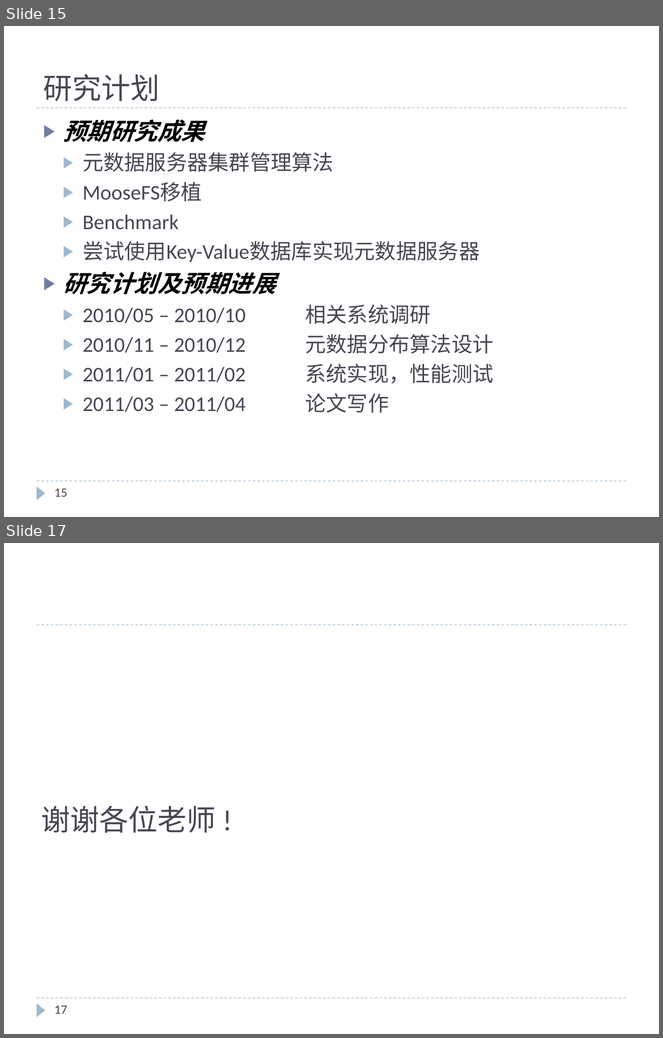
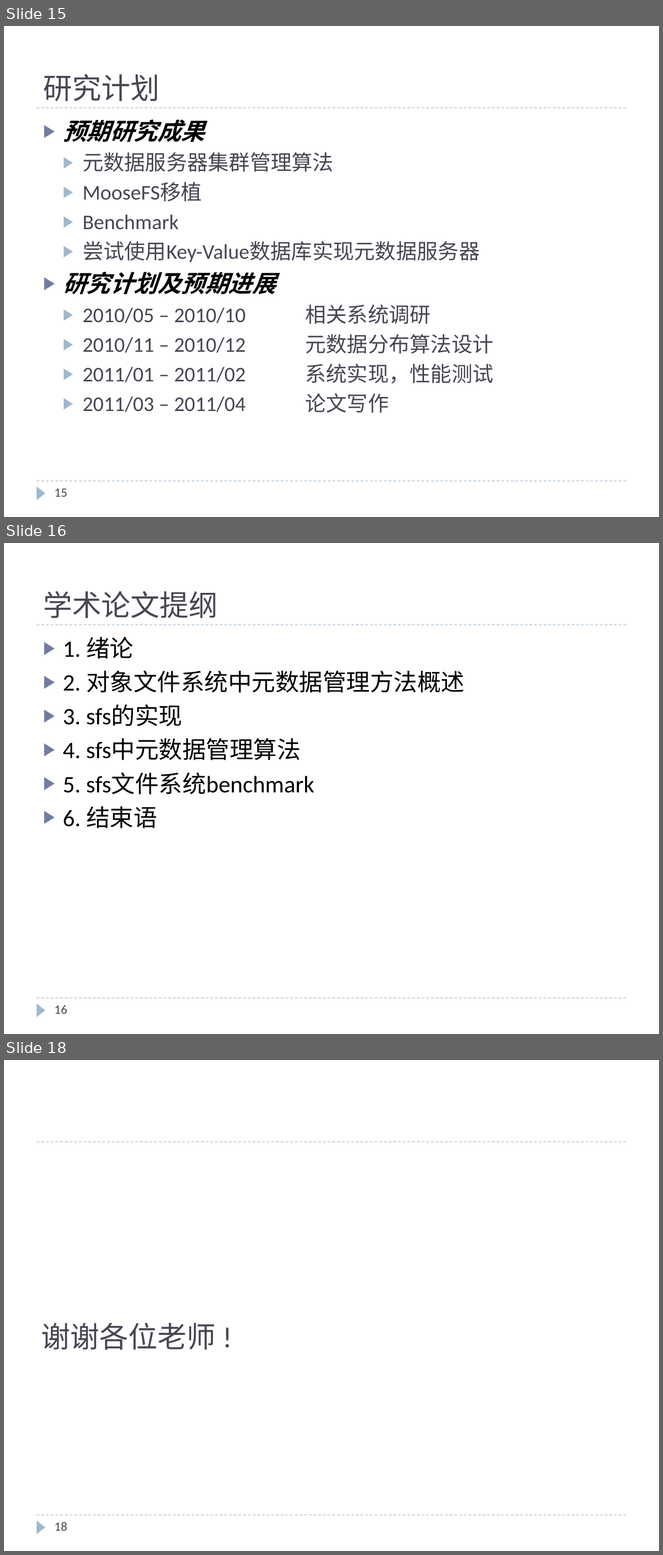
Before and after one commit to cheliequan/idning-paper, a slide deck: draft/中期.pptx. Shown one above the other, each under a label of ours: slides 15 and 17 before the commit, slides 15, 16 and 18 after it; the slides between them are not shown. The pictures are 663x1038 and 663x1555 pixels, drawn with LibreOffice and Linux fonts; fonts in the diff are those of the drawing. Boxes give left, top, right and bottom in pixels: in the first picture for what was removed or moved away, otherwise in the second. Text is boxed around its words. In the diff, an @@ line names an element or a change of style, - is before the commit and + after.

```diff
--- a/draft/中期.pptx
+++ b/draft/中期.pptx
@@ slide 16 added at box(4, 543, 659, 1034), background #FFFFFF; not listed: 3 template elements that a slide beside it also shows @@
@@ title added at box(43, 591, 218, 618), 32 pt, text #464653 @@
+学术论文提纲
@@ text added at box(63, 637, 465, 828), 26 pt, text #000000 @@
+▶ 1. 绪论
+▶ 2. 对象文件系统中元数据管理方法概述
+▶ 3. sfs的实现
+▶ 4. sfs中元数据管理算法
+▶ 5. sfs文件系统benchmark
+▶ 6. 结束语
@@ page number added at box(54, 1005, 67, 1014), 14 pt, text #464653 @@
+16
@@ what was slide 17 is now slide 18 @@
@@ page number at box(54, 1522, 67, 1531): text changed @@
-17
+18
```
Also in this commit, not shown: 1 slide changed, 2 other files.
